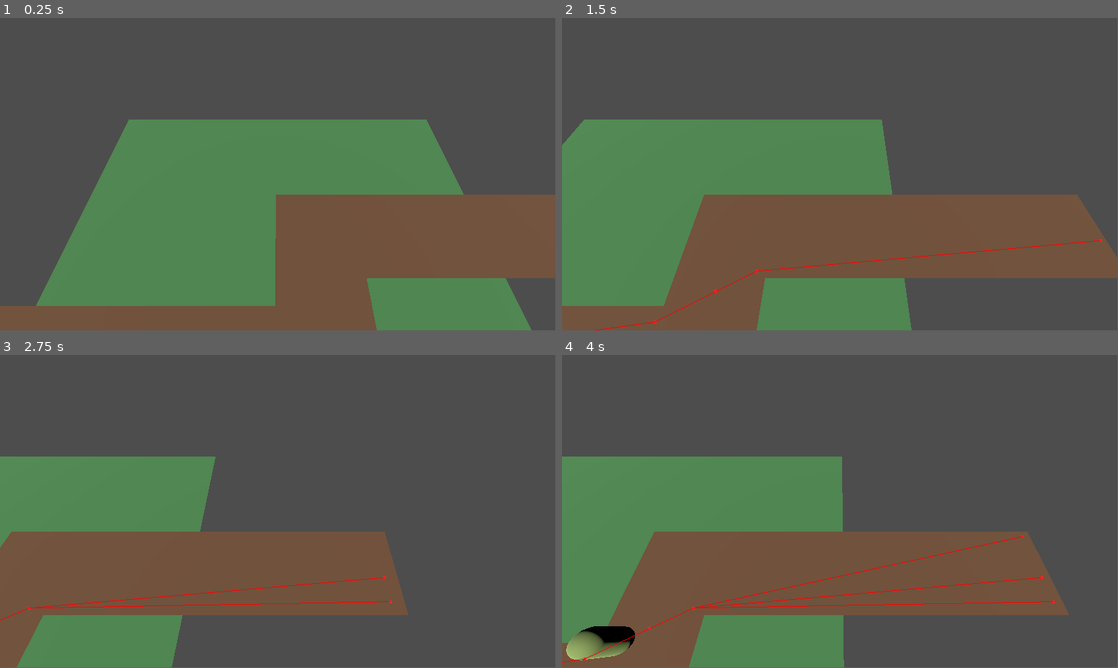
Above: before the commit, frames 1-4 (two rows, left to right).
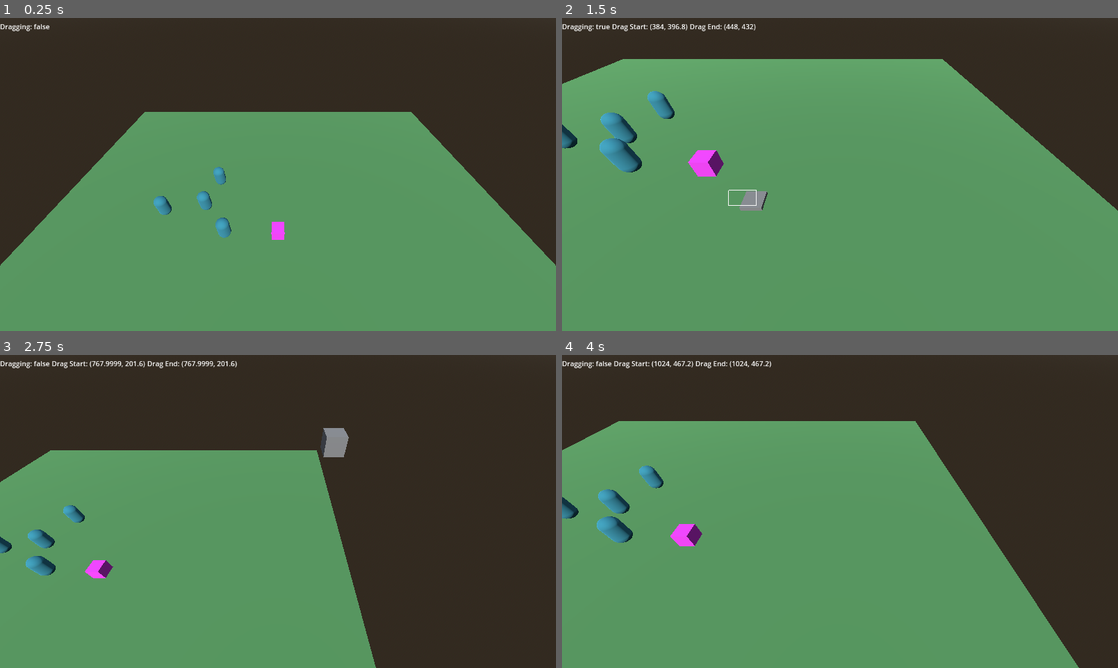
Above: after the commit, the same moments.

Repository: Talvysh/BrackeysGameJam2024.2
Game: Godot game, scene res://levels/level_1.tscn
The game is run twice, just before and just after one commit, with the same random seed, the same clock (stepped at 60 frames per second) and the same inputs.
Inputs (mouse positions are in pixels of both pictures, inside the frame that each line leads up to):
- Up to frame 1 (0.25 s): no input
- Up to frame 2 (1.5 s): tap Enter at 0.5 s; move the mouse to (962, 158) at 0.52 s; hold D (move_right) 0.53-1.25 s; hold Mouse wheel up (move_down, bound only after the commit) 0.53-1.25 s; tap B (build, bound only after the commit) at 0.6 s; click (962, 158) at 0.67 s; drag from (728, 190) to (812, 237) at 1.27 s
- Up to frame 3 (2.75 s): tap Space at 2 s; move the mouse to (333, 442) at 2.02 s; hold D (move_right) from 2.03 s (still down); hold Mouse wheel down (move_up, bound only after the commit) from 2.03 s (still down); right-click (333, 442) at 2.1 s; click (333, 442) at 2.17 s
- Up to frame 4 (4 s): release D (move_right) at 2.75 s; release Mouse wheel down (move_up, bound only after the commit) at 2.75 s; drag from (812, 574) to (673, 464) at 2.77 s; move the mouse to (1006, 558) at 3.52 s; hold A (move_left) from 3.53 s (still down); hold Mouse wheel up (move_down, bound only after the commit) from 3.53 s (still down); tap B (build, bound only after the commit) at 3.6 s; click (1006, 558) at 3.67 s
In our replay, the window is 799x449 before the commit and 800x450 after it. These sizes can differ from the game's own. Grey fills any space a smaller window leaves; there, only what the larger window draws over its background counts as a difference.

The runs differ from the first frame. In frame 1, 68% of the frame differs, in the area x 0-100%, y 0-100%; in frame 2, 75%; in frame 3, 87%; in frame 4, 80%.

Commit message:
Pathfinding and Movement
Very early stages of pathfinding and movement.  The player can box select units, and right click to move them around.  I still need to add just single clicking functionality, but I will do that later.  Right now it is functional.

Diff:
--- /dev/null
+++ b/characters/grove/guard/guard.tscn
@@ -0,0 +1,33 @@
+[gd_scene load_steps=6 format=3 uid="uid://bgbqstcbpnbkq"]
+
+[ext_resource type="Script" path="res://characters/shared/creature.gd" id="1_q8xnx"]
+
+[sub_resource type="StandardMaterial3D" id="StandardMaterial3D_wbn0c"]
+albedo_color = Color(0.219783, 0.587204, 0.674379, 1)
+
+[sub_resource type="CapsuleMesh" id="CapsuleMesh_pxxlp"]
+material = SubResource("StandardMaterial3D_wbn0c")
+
+[sub_resource type="CapsuleShape3D" id="CapsuleShape3D_kg4ku"]
+
+[sub_resource type="BoxShape3D" id="BoxShape3D_2ld4f"]
+size = Vector3(1, 2, 1)
+
+[node name="Guard" type="CharacterBody3D" groups=["grove_unit"]]
+transform = Transform3D(1, 0, 0, 0, 1, 0, 0, 0, 1, 0, 1, 0)
+script = ExtResource("1_q8xnx")
+move_speed = 10.0
+
+[node name="MeshInstance3D" type="MeshInstance3D" parent="."]
+mesh = SubResource("CapsuleMesh_pxxlp")
+
+[node name="CollisionShape3D" type="CollisionShape3D" parent="."]
+shape = SubResource("CapsuleShape3D_kg4ku")
+
+[node name="NavigationAgent3D" type="NavigationAgent3D" parent="."]
+avoidance_enabled = true
+
+[node name="SelectionSize" type="CollisionShape3D" parent="."]
+shape = SubResource("BoxShape3D_2ld4f")
+
+[connection signal="input_event" from="." to="." method="_on_input_event"]
--- a/characters/shared/creature.gd
+++ b/characters/shared/creature.gd
@@ -1,11 +1,25 @@
 class_name Creature extends CharacterBody3D
 
-@export var move_speed := 1.0
+@export var move_speed := 2.0
+@export var current_health := 20
+@export var max_health := 20
+@export var attack_damage := 1
+@export var attack_range := 1.0
+@export var display_name := "Name"
+@export var description := "A short description for the character."
+
+var original_mat_albedo : Color
+
 @onready var nav_agent: NavigationAgent3D = $NavigationAgent3D
+@onready var collision_shape_3d: CollisionShape3D = $CollisionShape3D
+@onready var mesh_instance_3d: MeshInstance3D = $MeshInstance3D
+@onready var selection_size: CollisionShape3D = $SelectionSize
 
 
 func _ready() -> void:
-	pass
+	var mat : StandardMaterial3D = mesh_instance_3d.get_active_material(0)
+	original_mat_albedo = mat.albedo_color
+	mesh_instance_3d.material_override = mesh_instance_3d.get_active_material(0).duplicate()
 
 
 func _physics_process(delta: float) -> void:
@@ -29,3 +43,25 @@
 func path_end() -> void:
 	queue_free()
 	print("Creature made it to the end")
+
+
+func get_aabb() -> AABB:
+	return AABB(global_position, selection_size.shape.size)
+
+
+func selected() -> void:
+	mesh_instance_3d.material_override.albedo_color = original_mat_albedo.lightened(0.5)
+
+
+func unselected() -> void:
+	mesh_instance_3d.material_override.albedo_color = original_mat_albedo
+
+
+func move(pos) -> void:
+	find_path(pos)
+
+
+func _on_input_event(camera: Node, event: InputEvent, event_position: Vector3, normal: Vector3, shape_idx: int) -> void:
+	if event is InputEventMouseButton:
+		if event.button_index == MOUSE_BUTTON_LEFT:
+			SignalBus.emit_signal("unit_selected", self)
--- a/characters/zombie/zombie.tscn
+++ b/characters/zombie/zombie.tscn
@@ -11,9 +11,11 @@
 [sub_resource type="CapsuleShape3D" id="CapsuleShape3D_8uxo8"]
 
 [node name="Zombie" type="CharacterBody3D"]
+transform = Transform3D(1, 0, 0, 0, 1, 0, 0, 0, 1, 0, 1, 0)
 collision_layer = 2
 script = ExtResource("1_8b76k")
 move_speed = 5.0
+display_name = "Zombie"
 
 [node name="MeshInstance3D" type="MeshInstance3D" parent="."]
 mesh = SubResource("CapsuleMesh_v3o11")
--- a/levels/level_1.tscn
+++ b/levels/level_1.tscn
@@ -1,71 +1,56 @@
-[gd_scene load_steps=13 format=3 uid="uid://c5snibou75elx"]
+[gd_scene load_steps=17 format=3 uid="uid://c5snibou75elx"]
 
+[ext_resource type="PackedScene" uid="uid://ci8y8mvd357x0" path="res://ui/ui.tscn" id="1_54nty"]
 [ext_resource type="Script" path="res://ui/camera_movement.gd" id="1_cwfen"]
 [ext_resource type="Script" path="res://characters/shared/creature_manager.gd" id="2_ia8xe"]
 [ext_resource type="Script" path="res://levels/path_end.gd" id="2_nuslo"]
 [ext_resource type="PackedScene" uid="uid://dny2ht4ce7o62" path="res://characters/zombie/zombie.tscn" id="2_sr2dt"]
+[ext_resource type="Script" path="res://towers/tower_manager.gd" id="5_f33ar"]
+[ext_resource type="PackedScene" uid="uid://rdx63pyru5md" path="res://towers/basic_tower/basic_tower.tscn" id="6_6huf0"]
+[ext_resource type="PackedScene" uid="uid://bgbqstcbpnbkq" path="res://characters/grove/guard/guard.tscn" id="8_6t6br"]
+
+[sub_resource type="ProceduralSkyMaterial" id="ProceduralSkyMaterial_7u33g"]
+
+[sub_resource type="Sky" id="Sky_pkq0b"]
+sky_material = SubResource("ProceduralSkyMaterial_7u33g")
+
+[sub_resource type="Environment" id="Environment_fl6l4"]
+background_mode = 2
+sky = SubResource("Sky_pkq0b")
+
+[sub_resource type="NavigationMesh" id="NavigationMesh_pe6om"]
+vertices = PackedVector3Array(-19.5, 0.5, -19.5, -19.5, 0.5, 19.5, 19.5, 0.5, 19.5, 19.5, 0.5, -19.5)
+polygons = [PackedInt32Array(3, 2, 0), PackedInt32Array(0, 2, 1)]
+
+[sub_resource type="BoxShape3D" id="BoxShape3D_uoduu"]
+size = Vector3(1, 1, 4.6)
 
 [sub_resource type="StandardMaterial3D" id="StandardMaterial3D_5nyxh"]
 albedo_color = Color(0.346459, 0.604775, 0.356221, 1)
 
 [sub_resource type="QuadMesh" id="QuadMesh_pwk3l"]
 material = SubResource("StandardMaterial3D_5nyxh")
-size = Vector2(20, 20)
+size = Vector2(40, 40)
 orientation = 1
 
-[sub_resource type="NavigationMesh" id="NavigationMesh_pe6om"]
-vertices = PackedVector3Array(0.4, 0.508456, 0, 3.4, 0.508456, 0, 3.65, 0.508456, -0.75, 0.4, 0.508456, -4, 19.4, 0.508456, -0.75, 19.4, 0.508456, -4, 0.15, 0.508456, 1, 3.4, 0.508456, 4, -14.6, 0.508456, 1, -14.6, 0.508456, 4)
-polygons = [PackedInt32Array(1, 0, 2), PackedInt32Array(2, 0, 3), PackedInt32Array(4, 2, 5), PackedInt32Array(5, 2, 3), PackedInt32Array(0, 1, 6), PackedInt32Array(6, 1, 7), PackedInt32Array(8, 6, 9), PackedInt32Array(9, 6, 7)]
-
-[sub_resource type="StandardMaterial3D" id="StandardMaterial3D_ig04o"]
-albedo_color = Color(0.508431, 0.360084, 0.255228, 1)
-
-[sub_resource type="QuadMesh" id="QuadMesh_h7xo1"]
-material = SubResource("StandardMaterial3D_ig04o")
-size = Vector2(20, 4)
-orientation = 1
-
-[sub_resource type="QuadMesh" id="QuadMesh_oi0bq"]
-material = SubResource("StandardMaterial3D_ig04o")
-size = Vector2(15, 4)
-orientation = 1
-
-[sub_resource type="QuadMesh" id="QuadMesh_nceds"]
-material = SubResource("StandardMaterial3D_ig04o")
-size = Vector2(5, 4)
-orientation = 1
-
-[sub_resource type="BoxShape3D" id="BoxShape3D_uoduu"]
-size = Vector3(1, 1, 4.6)
+[sub_resource type="ConvexPolygonShape3D" id="ConvexPolygonShape3D_2oh6s"]
+points = PackedVector3Array(-20, 0, -20, -20, 0, 20, 20, 0, -20, 20, 0, 20)
 
 [node name="Level1" type="Node3D"]
 
+[node name="WorldEnvironment" type="WorldEnvironment" parent="."]
+environment = SubResource("Environment_fl6l4")
+
+[node name="UI" parent="." instance=ExtResource("1_54nty")]
+
 [node name="Camera3D" type="Camera3D" parent="."]
-transform = Transform3D(1, 0, 0, 0, 0.5, 0.866025, 0, -0.866025, 0.5, 0, 10, 0)
+transform = Transform3D(1, 0, 0, 0, 0.707106, 0.707106, 0, -0.707106, 0.707106, 0, 15, 8.2)
+current = true
+size = 28.619
 script = ExtResource("1_cwfen")
-
-[node name="Ground" type="MeshInstance3D" parent="."]
-mesh = SubResource("QuadMesh_pwk3l")
 
 [node name="Path" type="NavigationRegion3D" parent="."]
 navigation_mesh = SubResource("NavigationMesh_pe6om")
-
-[node name="CSGCombiner3D" type="CSGCombiner3D" parent="Path"]
-transform = Transform3D(1, 0, 0, 0, 1, 0, 0, 0, 1, 0, 0.00845635, 0)
-use_collision = true
-collision_mask = 3
-
-[node name="CSGMesh3D" type="CSGMesh3D" parent="Path/CSGCombiner3D"]
-transform = Transform3D(1, 0, 0, 0, 1, 0, 0, 0, 1, 9.9, 0, -2.5)
-mesh = SubResource("QuadMesh_h7xo1")
-
-[node name="CSGMesh3D2" type="CSGMesh3D" parent="Path/CSGCombiner3D"]
-transform = Transform3D(1, 0, 0, 0, 1, 0, 0, 0, 1, -7.6, 0, 2.5)
-mesh = SubResource("QuadMesh_oi0bq")
-
-[node name="CSGMesh3D3" type="CSGMesh3D" parent="Path/CSGCombiner3D"]
-transform = Transform3D(-4.37114e-08, 0, 1, 0, 1, 0, -1, 0, -4.37114e-08, 1.9, 0, 2)
-mesh = SubResource("QuadMesh_nceds")
 
 [node name="PathTargets" type="Node" parent="Path"]
 
@@ -92,18 +77,42 @@
 [node name="CollisionShape3D" type="CollisionShape3D" parent="Path/PathEnd"]
 shape = SubResource("BoxShape3D_uoduu")
 
+[node name="Ground" type="MeshInstance3D" parent="Path"]
+mesh = SubResource("QuadMesh_pwk3l")
+skeleton = NodePath("../..")
+
+[node name="StaticBody3D" type="StaticBody3D" parent="Path/Ground"]
+
+[node name="CollisionShape3D" type="CollisionShape3D" parent="Path/Ground/StaticBody3D"]
+shape = SubResource("ConvexPolygonShape3D_2oh6s")
+
 [node name="CreatureManager" type="Node" parent="." node_paths=PackedStringArray("spawn")]
 script = ExtResource("2_ia8xe")
 Zombie = ExtResource("2_sr2dt")
 spawn = NodePath("../Path/Spawn")
 
 [node name="SpawnTimer" type="Timer" parent="CreatureManager"]
-autostart = true
 
-[node name="TowerManager" type="Node" parent="."]
+[node name="TowerManager" type="Node3D" parent="."]
+script = ExtResource("5_f33ar")
+BasicTower = ExtResource("6_6huf0")
 
 [node name="DirectionalLight3D" type="DirectionalLight3D" parent="."]
 transform = Transform3D(1, 0, 0, 0, 0.707107, 0.707107, 0, -0.707107, 0.707107, 0, 7.1, 0)
 
+[node name="Grove" type="Node" parent="."]
+
+[node name="Guard" parent="Grove" instance=ExtResource("8_6t6br")]
+transform = Transform3D(1, 0, 0, 0, 1, 0, 0, 0, 1, -4.2, 1, 0)
+
+[node name="Guard2" parent="Grove" instance=ExtResource("8_6t6br")]
+transform = Transform3D(1, 0, 0, 0, 1, 0, 0, 0, 1, -9.7, 1, -2.1)
+
+[node name="Guard3" parent="Grove" instance=ExtResource("8_6t6br")]
+transform = Transform3D(1, 0, 0, 0, 1, 0, 0, 0, 1, -6.3, 1, -2.6)
+
+[node name="Guard4" parent="Grove" instance=ExtResource("8_6t6br")]
+transform = Transform3D(1, 0, 0, 0, 1, 0, 0, 0, 1, -5.6, 1, -5.6)
+
 [connection signal="body_shape_entered" from="Path/PathEnd" to="Path/PathEnd" method="_on_body_shape_entered"]
 [connection signal="timeout" from="CreatureManager/SpawnTimer" to="CreatureManager" method="_on_spawn_timer_timeout"]
--- /dev/null
+++ b/managers/signal_bus.gd
@@ -0,0 +1,4 @@
+extends Node
+
+signal plot_selected(plot)
+signal unit_selected(unit : Creature)
--- a/project.godot
+++ b/project.godot
@@ -14,6 +14,24 @@
 run/main_scene="res://levels/level_1.tscn"
 config/features=PackedStringArray("4.3", "GL Compatibility")
 config/icon="res://icon.svg"
+
+[autoload]
+
+SignalBus="*res://managers/signal_bus.gd"
+
+[display]
+
+window/size/viewport_width=1280
+window/size/viewport_height=720
+window/stretch/mode="viewport"
+window/stretch/aspect="keep_height"
+
+[global_group]
+
+grove_unit=""
+grove_building=""
+corruption_unit=""
+corruption_building=""
 
 [input]
 
@@ -37,6 +55,28 @@
 "events": [Object(InputEventKey,"resource_local_to_scene":false,"resource_name":"","device":-1,"window_id":0,"alt_press …(192 unchanged characters)…
 ]
 }
+build={
+"deadzone": 0.5,
+"events": [Object(InputEventKey,"resource_local_to_scene":false,"resource_name":"","device":-1,"window_id":0,"alt_pressed":false,"shift_pressed":false,"ctrl_pressed":false,"meta_pressed":false,"pressed":false,"keycode":0,"physical_keycode":66,"key_label":0,"unicode":98,"location":0,"echo":false,"script":null)
+]
+}
+move_up={
+"deadzone": 0.5,
+"events": [Object(InputEventMouseButton,"resource_local_to_scene":false,"resource_name":"","device":-1,"window_id":0,"alt_pressed":false,"shift_pressed":false,"ctrl_pressed":false,"meta_pressed":false,"button_mask":16,"position":Vector2(194, 17),"global_position":Vector2(203, 63),"factor":1.0,"button_index":5,"canceled":false,"pressed":true,"double_click":false,"script":null)
+, Object(InputEventKey,"resource_local_to_scene":false,"resource_name":"","device":-1,"window_id":0,"alt_pressed":false,"shift_pressed":false,"ctrl_pressed":false,"meta_pressed":false,"pressed":false,"keycode":0,"physical_keycode":32,"key_label":0,"unicode":32,"location":0,"echo":false,"script":null)
+]
+}
+move_down={
+"deadzone": 0.5,
+"events": [Object(InputEventMouseButton,"resource_local_to_scene":false,"resource_name":"","device":-1,"window_id":0,"alt_pressed":false,"shift_pressed":false,"ctrl_pressed":false,"meta_pressed":false,"button_mask":8,"position":Vector2(179, 18),"global_position":Vector2(188, 64),"factor":1.0,"button_index":4,"canceled":false,"pressed":true,"double_click":false,"script":null)
+, Object(InputEventKey,"resource_local_to_scene":false,"resource_name":"","device":-1,"window_id":0,"alt_pressed":false,"shift_pressed":false,"ctrl_pressed":false,"meta_pressed":false,"pressed":false,"keycode":0,"physical_keycode":4194326,"key_label":0,"unicode":0,"location":0,"echo":false,"script":null)
+]
+}
+move_units={
+"deadzone": 0.5,
+"events": [Object(InputEventMouseButton,"resource_local_to_scene":false,"resource_name":"","device":-1,"window_id":0,"alt_pressed":false,"shift_pressed":false,"ctrl_pressed":false,"meta_pressed":false,"button_mask":2,"position":Vector2(217, 21),"global_position":Vector2(226, 67),"factor":1.0,"button_index":2,"canceled":false,"pressed":true,"double_click":false,"script":null)
+]
+}
 
 [rendering]
 
--- a/towers/basic_tower/basic_tower.tscn
+++ b/towers/basic_tower/basic_tower.tscn
@@ -1,10 +1,13 @@
-[gd_scene load_steps=3 format=3 uid="uid://rdx63pyru5md"]
+[gd_scene load_steps=4 format=3 uid="uid://rdx63pyru5md"]
+
+[ext_resource type="Script" path="res://towers/shared/tower.gd" id="1_in2ds"]
 
 [sub_resource type="BoxMesh" id="BoxMesh_7iyqs"]
 
 [sub_resource type="BoxShape3D" id="BoxShape3D_y1skv"]
 
 [node name="BasicTower" type="StaticBody3D"]
+script = ExtResource("1_in2ds")
 
 [node name="MeshInstance3D" type="MeshInstance3D" parent="."]
 mesh = SubResource("BoxMesh_7iyqs")
--- /dev/null
+++ b/towers/plot/plot.gd
@@ -0,0 +1,38 @@
+class_name Plot extends Area3D
+
+var mat : StandardMaterial3D
+var original_mat_color : Color
+
+var _selected := false
+var _camera : Camera3D
+
+@onready var mesh: MeshInstance3D = $MeshInstance3D
+@onready var plot_popup: PanelContainer = $PlotPopup
+
+
+func _ready() -> void:
+	mesh.material_override = mesh.get_active_material(0).duplicate()
+	mat = mesh.material_override
+	original_mat_color = mat.albedo_color
+	_camera = get_viewport().get_camera_3d()
+
+
+func _physics_process(delta: float) -> void:
+	pass
+
+
+func _on_mouse_entered() -> void:
+	mat.albedo_color = mat.albedo_color.lightened(0.5)
+	plot_popup.global_position = _camera.unproject_position(global_position)
+	plot_popup.visible = true
+
+
+func _on_mouse_exited() -> void:
+	mat.albedo_color = original_mat_color
+	plot_popup.visible = false
+
+
+func _on_input_event(camera: Node, event: InputEvent, event_position: Vector3, normal: Vector3, shape_idx: int) -> void:
+	if event is InputEventMouseButton:
+		if event.button_index == MOUSE_BUTTON_LEFT:
+			SignalBus.emit_signal("plot_selected", self)
--- /dev/null
+++ b/towers/plot/plot.tscn
@@ -0,0 +1,31 @@
+[gd_scene load_steps=6 format=3 uid="uid://bytxa5x1iwqja"]
+
+[ext_resource type="Script" path="res://towers/plot/plot.gd" id="1_mdyex"]
+[ext_resource type="PackedScene" uid="uid://bdrb2drq4wnew" path="res://ui/plot_popup.tscn" id="2_2733r"]
+
+[sub_resource type="StandardMaterial3D" id="StandardMaterial3D_gk15o"]
+albedo_color = Color(0.180769, 0.263751, 0.165788, 1)
+
+[sub_resource type="BoxMesh" id="BoxMesh_2yomp"]
+material = SubResource("StandardMaterial3D_gk15o")
+size = Vector3(4, 0.2, 4)
+
+[sub_resource type="ConvexPolygonShape3D" id="ConvexPolygonShape3D_50g3l"]
+points = PackedVector3Array(-2, -0.1, -2, -2, 0.1, -2, 2, -0.1, -2, -2, -0.1, 2, -2, 0.1, 2, 2, 0.1, -2, 2, -0.1, 2, 2, 0.1, 2)
+
+[node name="Plot" type="Area3D"]
+script = ExtResource("1_mdyex")
+
+[node name="MeshInstance3D" type="MeshInstance3D" parent="."]
+mesh = SubResource("BoxMesh_2yomp")
+
+[node name="CollisionShape3D" type="CollisionShape3D" parent="."]
+shape = SubResource("ConvexPolygonShape3D_50g3l")
+
+[node name="PlotPopup" parent="." node_paths=PackedStringArray("plot") instance=ExtResource("2_2733r")]
+visible = false
+plot = NodePath("..")
+
+[connection signal="input_event" from="." to="." method="_on_input_event"]
+[connection signal="mouse_entered" from="." to="." method="_on_mouse_entered"]
+[connection signal="mouse_exited" from="." to="." method="_on_mouse_exited"]
--- /dev/null
+++ b/towers/shared/tower.gd
@@ -0,0 +1 @@
+class_name Tower extends StaticBody3D
--- /dev/null
+++ b/towers/tower_manager.gd
@@ -0,0 +1,26 @@
+extends Node3D
+
+@export var BasicTower : PackedScene
+
+var _building := false
+var _tower_ghost : Tower
+var _camera : Camera3D
+
+
+func _ready() -> void:
+	_camera = get_viewport().get_camera_3d()
+
+
+func _physics_process(delta: float) -> void:
+	if Input.is_action_just_pressed("build"):
+		_building = !_building
+
+		if _building:
+			_tower_ghost = BasicTower.instantiate()
+			_tower_ghost.global_position = _camera.project_position(get_viewport().get_mouse_position(), 10)
+			add_child(_tower_ghost)
+		elif _tower_ghost != null:
+			_tower_ghost.queue_free()
+
+	if _building:
+		_tower_ghost.global_position = _camera.project_position(get_viewport().get_mouse_position(), 10)
--- a/ui/camera_movement.gd
+++ b/ui/camera_movement.gd
@@ -7,3 +7,8 @@
 	var movement = Input.get_vector("move_left", "move_right", "move_forward", "move_backward")
 	global_position.x += movement.x * move_speed * delta
 	global_position.z += movement.y * move_speed * delta
+
+	if Input.is_action_pressed("move_up"):
+		global_position.y += move_speed * delta
+	elif Input.is_action_pressed("move_down"):
+		global_position.y -= move_speed * delta
--- /dev/null
+++ b/ui/plot_popup.gd
@@ -0,0 +1,3 @@
+extends PanelContainer
+
+@export var plot : Plot
--- /dev/null
+++ b/ui/plot_popup.tscn
@@ -0,0 +1,40 @@
+[gd_scene load_steps=3 format=3 uid="uid://bdrb2drq4wnew"]
+
+[ext_resource type="Theme" uid="uid://cx7r352kvxnr" path="res://ui/theme.tres" id="1_kwls5"]
+[ext_resource type="Script" path="res://ui/plot_popup.gd" id="1_osujt"]
+
+[node name="PlotPopup" type="PanelContainer"]
+anchors_preset = 8
+anchor_left = 0.5
+anchor_top = 0.5
+anchor_right = 0.5
+anchor_bottom = 0.5
+offset_left = -61.5
+offset_top = -50.5
+offset_right = 61.5
+offset_bottom = 50.5
+grow_horizontal = 2
+grow_vertical = 2
+script = ExtResource("1_osujt")
+
+[node name="HBoxContainer" type="VBoxContainer" parent="."]
+layout_mode = 2
+
+[node name="Tower1" type="Button" parent="HBoxContainer"]
+layout_mode = 2
+size_flags_horizontal = 3
+size_flags_vertical = 4
+theme = ExtResource("1_kwls5")
+text = "Piercing Tower"
+
+[node name="Tower2" type="Button" parent="HBoxContainer"]
+layout_mode = 2
+size_flags_horizontal = 3
+size_flags_vertical = 4
+text = "Blunt Tower"
+
+[node name="Tower3" type="Button" parent="HBoxContainer"]
+layout_mode = 2
+size_flags_horizontal = 3
+size_flags_vertical = 4
+text = "AoE Tower"
--- /dev/null
+++ b/ui/selecter.gd
@@ -0,0 +1,123 @@
+extends Control
+
+const SELECTION_TOP := 20.0
+const SELECTION_BOTTOM := 20.0
+
+var dragging := false
+var _begin_drag : Vector2
+var _end_drag : Vector2
+var _camera : Camera3D
+var _check_drag := false
+var _selection_rect : AABB
+var selected_units : Array[Creature]
+
+@onready var debug_dragging: Label = $"../Debug/Dragging"
+@onready var debug_drag_start: Label = $"../Debug/DragStart"
+@onready var debug_drag_end: Label = $"../Debug/DragEnd"
+@onready var test_mesh: MeshInstance3D = $TestMesh
+
+
+func _ready() -> void:
+	_camera = get_viewport().get_camera_3d()
+	SignalBus.connect("unit_selected", _on_unit_selected)
+
+
+func _physics_process(delta: float) -> void:
+	debug_dragging.text = "Dragging: %s" % dragging
+
+	if dragging:
+		debug_drag_start.text = "Drag Start: %s" % _begin_drag
+		debug_drag_end.text = "Drag End: %s" % _end_drag
+
+	if _check_drag:
+		_get_units_in_selection()
+		_check_drag = false
+
+	if Input.is_action_just_pressed("move_units"):
+		if selected_units.is_empty():
+			return
+		else:
+			for unit in selected_units:
+				var pos = _raycast_from_mouse()
+				print(pos)
+				unit.move(pos)
+
+
+func _process(delta: float) -> void:
+	queue_redraw()
+
+
+func _draw() -> void:
+	if dragging:
+		var w = _end_drag.x - _begin_drag.x
+		var h = _end_drag.y - _begin_drag.y
+		draw_rect(Rect2(_begin_drag.x, _begin_drag.y, w, h), Color.WHITE_SMOKE, false)
+
+
+func _unhandled_input(event: InputEvent) -> void:
+	if Input.is_action_just_pressed("ui_cancel"):
+		dragging = false
+
+	if event is InputEventMouseButton:
+		if event.button_index == MOUSE_BUTTON_LEFT and event.pressed:
+			dragging = true
+			_begin_drag = get_global_mouse_position()
+			_end_drag = _begin_drag
+
+		elif event.button_index == MOUSE_BUTTON_LEFT and event.is_released():
+			dragging = false
+			_end_drag = get_global_mouse_position()
+			_check_drag = true
+
+	if event is InputEventMouseMotion:
+		if dragging:
+			_end_drag = get_global_mouse_position()
+
+
+func _get_units_in_selection() -> void:
+	var start = Vector2.ZERO
+	var end = Vector2.ZERO
+	var temp_x = 0.0
+	var temp_y = 0.0
+
+	start.x = _begin_drag.x if _begin_drag.x < _end_drag.x else _end_drag.x
+	start.y = _begin_drag.y if _begin_drag.y < _end_drag.y else _end_drag.y
+
+	end.x = _begin_drag.x if _begin_drag.x > _end_drag.x else _end_drag.x
+	end.y = _begin_drag.y if _begin_drag.y > _end_drag.y else _end_drag.y
+
+	var size = Vector2.ZERO
+	size.x = clampf(end.x - start.x, 1.0, 1000.0)
+	size.y = clampf(end.y - start.y, 1.0, 1000.0)
+
+	var rect = Rect2(start, size)
+	print(rect)
+
+	selected_units = []
+
+	for unit in get_tree().get_nodes_in_group("grove_unit"):
+		var unit_viewport_pos = _camera.unproject_position(unit.global_position)
+		print("unit viewport position: %s" % unit_viewport_pos)
+		if rect.has_point(unit_viewport_pos):
+			selected_units.append(unit)
+			unit.selected()
+		else:
+			unit.unselected()
+
+func _raycast_from_mouse() -> Vector3:
+	var space = _camera.get_world_3d().direct_space_state
+	var query = PhysicsRayQueryParameters3D.new()
+	query.from = _camera.project_ray_origin(get_global_mouse_position())
+	query.to = query.from + _camera.project_ray_normal(get_global_mouse_position()) * 1000
+	query.exclude = [self, _camera]
+	var results = space.intersect_ray(query)
+
+	if results:
+		return results["position"]
+	else:
+		return Vector3.ZERO
+
+
+func _on_unit_selected(unit : Creature) -> void:
+	selected_units = []
+	selected_units.append(unit)
--- /dev/null
+++ b/ui/test_mesh.tscn
@@ -0,0 +1,11 @@
+[gd_scene load_steps=3 format=3 uid="uid://cjsep16wr2ysw"]
+
+[sub_resource type="StandardMaterial3D" id="StandardMaterial3D_bv1y0"]
+albedo_color = Color(1, 0.258824, 1, 0.4)
+
+[sub_resource type="BoxMesh" id="BoxMesh_wh2e1"]
+material = SubResource("StandardMaterial3D_bv1y0")
+
+[node name="TestMesh" type="MeshInstance3D"]
+transform = Transform3D(1, 0, 0, 0, 1, 0, 0, 0, 1, 0, 0.5, 0)
+mesh = SubResource("BoxMesh_wh2e1")
--- /dev/null
+++ b/ui/theme.tres
@@ -0,0 +1,3 @@
+[gd_resource type="Theme" format=3 uid="uid://cx7r352kvxnr"]
+
+[resource]
--- /dev/null
+++ b/ui/tower_place.gd
@@ -0,0 +1,3 @@
+extends Node
+
+var tower_test : Tower
--- /dev/null
+++ b/ui/ui.gd
@@ -0,0 +1 @@
+extends CanvasLayer
--- /dev/null
+++ b/ui/ui.tscn
@@ -0,0 +1,30 @@
+[gd_scene load_steps=4 format=3 uid="uid://ci8y8mvd357x0"]
+
+[ext_resource type="Script" path="res://ui/ui.gd" id="1_urow1"]
+[ext_resource type="Script" path="res://ui/selecter.gd" id="2_ajrkt"]
+[ext_resource type="PackedScene" uid="uid://cjsep16wr2ysw" path="res://ui/test_mesh.tscn" id="3_qokeq"]
+
+[node name="UI" type="CanvasLayer"]
+script = ExtResource("1_urow1")
+
+[node name="Selecter" type="Control" parent="."]
+layout_mode = 3
+anchors_preset = 0
+offset_right = 40.0
+offset_bottom = 40.0
+script = ExtResource("2_ajrkt")
+
+[node name="TestMesh" parent="Selecter" instance=ExtResource("3_qokeq")]
+
+[node name="Debug" type="HBoxContainer" parent="."]
+offset_right = 40.0
+offset_bottom = 40.0
+
+[node name="Dragging" type="Label" parent="Debug"]
+layout_mode = 2
+
+[node name="DragStart" type="Label" parent="Debug"]
+layout_mode = 2
+
+[node name="DragEnd" type="Label" parent="Debug"]
+layout_mode = 2
